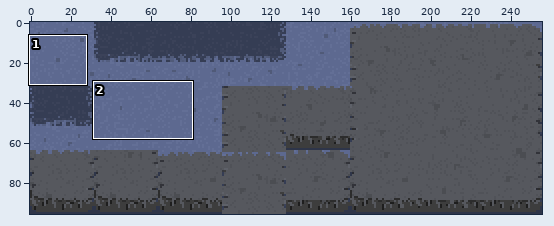
Two versions of one sprite sheet, core/assets/map2.png. Above: a wide view before the commit, with the close-up outlined.
Close-up. Old version:
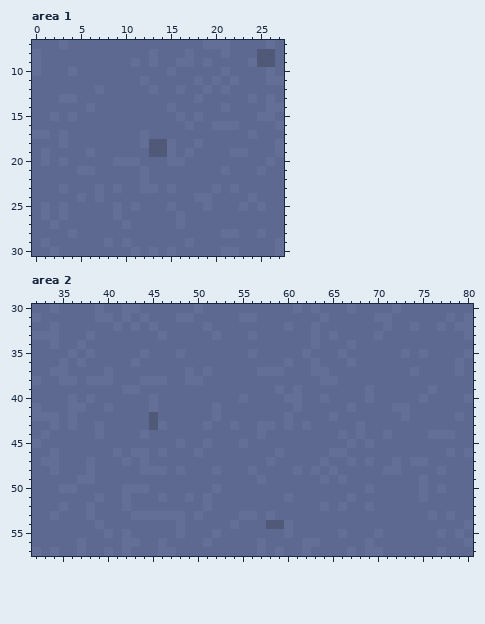
The file is 256x96 pixels. Colours within 5 levels of each other are drawn and written as one. Shown: area 1: x 0..27, y 7..30; area 2: x 32..80, y 30..57. The commit also changed other parts of the picture, which this record leaves out.
Now the later version:
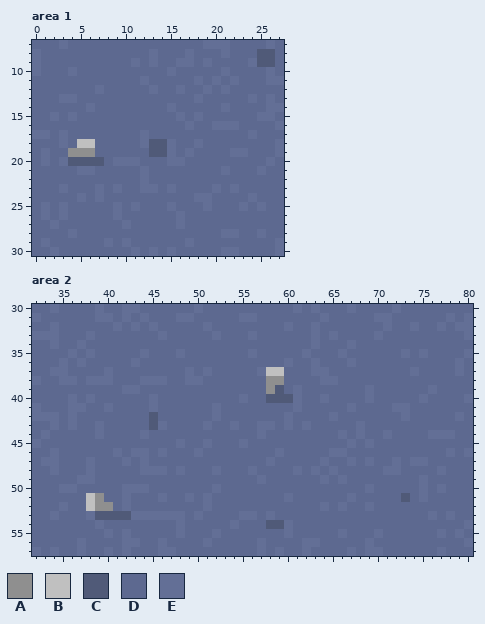
Palette (. is transparent): A #8f8f8f  B #c0c0c0  C #505a78  D #5d6990  E #636f96
Diff:
Area 1:
y 18: x 5..6 DD -> BB
y 19: x 4..6 DDE -> AAA
y 20: x 4..7 DDDD -> CCCC
Area 2:
y 37: x 58..59 EE -> BB
y 38: x 58..59 DD -> AA
y 39: x 58..59 DE -> AC
y 40: x 58..60 DDE -> CCC
y 51: x 38..39 DE -> BA; x 73 D -> C
y 52: x 38..40 EDD -> BAA
y 53: x 39..42 DDDD -> CCCC
Pixel boxes of the changes (left, top, right, bottom) in both close-ups:
changed: (68, 139, 104, 166)
changed: (266, 367, 293, 403)
changed: (86, 493, 131, 520)
changed: (401, 493, 410, 502)
